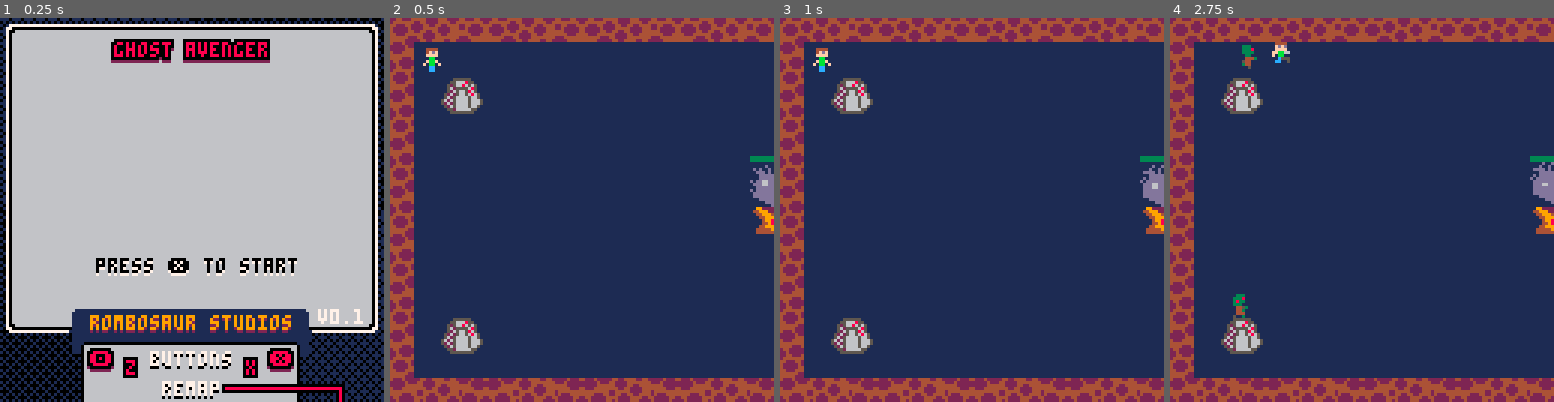
Above: before the commit, frames 1-4 (left to right).
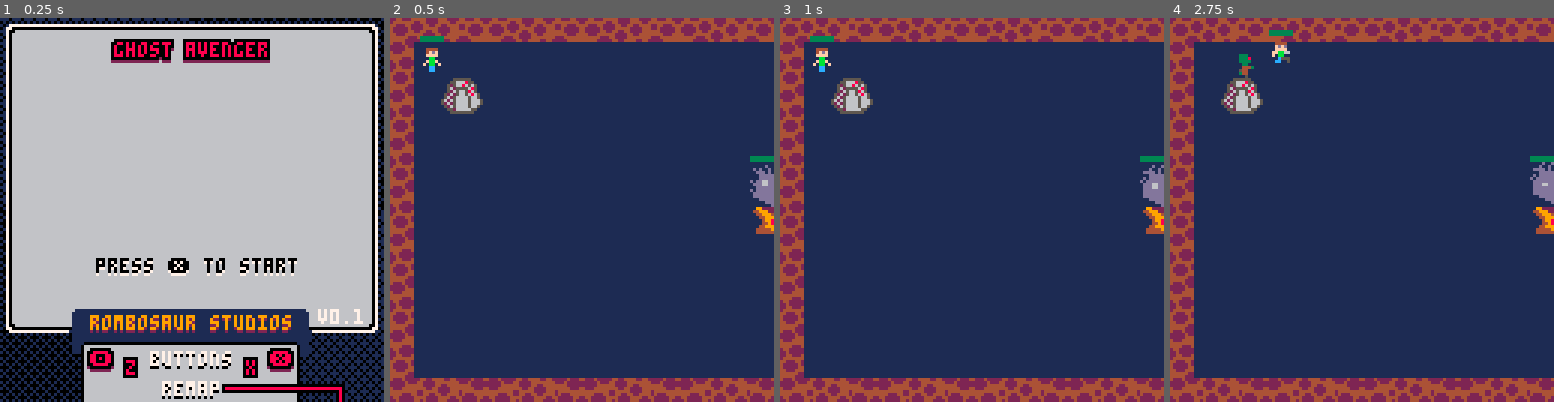
Above: after the commit, the same moments.

Repository: Rombusevil/ld44-ghost-avenger
Game: PICO-8 cartridge ld44.p8
Two runs of this game, one before a commit and one after it. Both use one fixed random seed, a clock stepped at 60 frames per second and the inputs below.
Inputs (mouse positions are in pixels of both pictures, inside the frame that each line leads up to):
- Up to frame 1 (0.25 s): no input
- Up to frame 2 (0.5 s): tap X (X key) at 0.33 s
- Up to frame 3 (1 s): click (1060, 121) at 0.67 s; tap O (Z key) at 0.7 s
- Up to frame 4 (2.75 s): tap X (X key) at 1.07, 1.85 s; click (1216, 267) at 1.22 s; hold Right 1.6-2.1 s; tap O (Z key) at 1.7, 2.1, 2.5 s; click (1277, 114) at 1.77 s; hold Up 2.15-2.42 s; click (1342, 259) at 2.32 s; hold Right from 2.47 s (still down)

Frame 1 is identical in both runs. In frame 2, 0.9% of the frame differs, in the area x 7-25%, y 4-88%; in frame 3, 0.9%; in frame 4, 1.3%, in the area x 13-33%, y 3-88%.

Commit message:
Added zombie walk to target. Zombie confused anim

Diff:
--- a/game_state.lua
+++ b/game_state.lua
@@ -16,6 +16,7 @@
         local bounds_obj=bbox(8,8,1,0,2,0)
         e:set_bounds(bounds_obj)
         e.debugbounds=false
+        e.mhealth=10 -- max health
         e.health=10
 
         function e:update()
@@ -24,7 +25,6 @@
             end
 
             local s=1
-            local im=btn(0)or btn(1)or btn(2)or btn(3)
             if btn(0) then     --left
                 e:setx(e.x-s)
                 e.flipx=true
@@ -33,7 +33,7 @@
                 e.flipx=false
             end
 
-            if btn(2) then          --up
+            if btn(2) then      --up
                 e:sety(e.y-s)
             elseif btn(3) then  --down
                 e:sety(e.y+s)
@@ -54,7 +54,7 @@
 
             end
 
-            if im then
+            if btn(0)or btn(1)or btn(2)or btn(3) then
                 e:set_anim(2)
             else
                 e:set_anim(1)
@@ -62,12 +62,24 @@
 
         end
 
-        return e
-    end
-
-    function zombie(x,y,h)
-        local anim_obj=anim()
-        anim_obj:add(39,4,0.2,1,1)
+        e._draw=e.draw
+        function e:draw()
+            e:_draw()
+            -- Draw life bar
+            local hbl=7 -- health bar length (in px)
+            local hb=e.health*hbl/e.mhealth --health bar
+            rectfill(e.x,e.y-4, e.x+hbl, e.y-3, 9)
+            rectfill(e.x,e.y-4, e.x+hb,  e.y-3, 3)
+        end
+
+        return e
+    end
+
+    function zombie(x,y,h,g)
+        -- @args: x,y, hero, ghost
+        local anim_obj=anim()
+        anim_obj:add(39,4,0.2,1,1) -- walk
+        anim_obj:add(71,4,0.1,1,1) -- idle/confused
 
         local e=entity(anim_obj)
         e:setpos(x,y)
@@ -76,29 +88,77 @@
         local bounds_obj=bbox(8,8,1,0,2,0)
         e:set_bounds(bounds_obj)
         e.debugbounds=false
+        e.arr=false -- arrived to destination
+        e.ct=5      -- cool off timer
+        e.tick=0
 
         function e:update()
             local s=0.3 -- speed
-            if h.x > e.x then
-                e.flipx=false
-                e:setx(e.x+s)
-            elseif h.x < e.x then
-                e.flipx=true
-                e:setx(e.x-s)
-            end
-
-            if h.y > e.y then
-                e:sety(e.y+s)
-            elseif h.y < e.y then
-                e:sety(e.y-s)
-            end
-        end
-
-        return e
-    end
-
-    function spawner(x,y,h,fq)
-        -- @args: x,y, hero, frequency for spawning
+
+            -- zombie center
+            local cx=e.x+4
+            local cy=e.y+4
+
+            local dy=cy-(h.y+4)
+            local dx=cx-(h.x+4)
+            local hd=abs(sqrt((dy*dy)+(dx*dx)))  -- hero distance
+            dy=cy-(g.y+16)
+            dx=cx-(g.x+8)
+            local gd=abs(sqrt((dy*dy)+(dx*dx)))  -- ghost distance
+
+            -- target: hero or ghost?
+            local tx=h.x+4
+            local ty=h.y+4
+            local d=hd
+            if hd > gd then
+                tx=g.x+8
+                ty=g.y+16
+                d=gd
+            end
+
+            -- movement towards target
+            if(e.arr)e.tick+=0.1
+            if e.tick > e.ct then
+                e.tick=0  e.arr=false
+                e:set_anim(1) -- walk
+            end
+
+            if d <= 2 then -- arrived
+                e.arr=true
+                -- ATTACK ANIM
+            elseif not e.arr then
+                -- move to target
+                local ang=atan2(cx-tx,cy-ty)
+                local fx=abs(cos(ang)*s)
+                local fy=abs(sin(ang)*s)
+
+                if tx > e.x then
+                    e:setx(e.x+fx) e.flipx=false
+                elseif tx < e.x then
+                    e:setx(e.x-fx) e.flipx=true
+                end
+
+                if ty > e.y then
+                    e:sety(e.y+fy)
+                elseif ty < e.y then
+                    e:sety(e.y-fy)
+                end
+            else
+                -- in cool off mode, but not close to target
+                e:set_anim(2) -- idle
+            end
+        end
+
+        -- e._draw=e.draw
+        -- function e:draw()
+        --     e:_draw()    -- ghost
+        -- end
+
+        return e
+    end
+
+    function spawner(x,y,h,fq,g)
+        -- @args: x,y, hero, frequency for spawning, ghost
 
         local anim_obj=anim()
         anim_obj:add(37,1,0.1,2,2)
@@ -119,14 +179,14 @@
             e.tick+=0.1
             if e.tick > fq then
                 if e.f == 0 then
-                    local z=zombie(x,y,h) add(updas,z) add(draws,z)
+                    local z=zombie(x,y,h,g) add(updas,z) add(draws,z)
                 end
 
                 e.f=1
 
                 if e.tick > e.co then
                     e.tick=0
-                    e.f=0
+                    --e.f=0 TODO: DEBUG
                 end
             end
         end
@@ -141,7 +201,7 @@
         e:setpos(x,y)
         e:set_anim(1)
         e.mhealth=100 -- max health
-        e.health=80
+        e.health=100
 
         local bounds_obj=bbox(16,16)
         e:set_bounds(bounds_obj)
@@ -166,10 +226,10 @@
     local h = hero(10,10) add(updas, h) add(draws, h)
     local g = ghost(120,48) add(updas, g) add(draws, g)
 
-    local sp1 = spawner(16,16,h,5) add(updas, sp1) add(draws, sp1)
-    local sp2 = spawner(224,16,h,7) add(updas, sp2) add(draws, sp2)
-    local sp3 = spawner(224,96,h,11) add(updas, sp3) add(draws, sp3)
-    local sp4 = spawner(16,96,h,6) add(updas, sp4) add(draws, sp4)
+    local sp1 = spawner(16,16,h,5,g)   add(updas, sp1) add(draws, sp1)
+    -- local sp2 = spawner(224,16,h,7,g)  add(updas, sp2) add(draws, sp2)
+    -- local sp3 = spawner(224,96,h,11,g) add(updas, sp3) add(draws, sp3)
+    -- local sp4 = spawner(16,96,h,6,g)   add(updas, sp4) add(draws, sp4)
 
     s.update=function()
         local cx=0
--- a/ld44.p8
+++ b/ld44.p8
@@ -307,12 +307,12 @@
         local bounds_obj=bbox(8,8,1,0,2,0)
         e:set_bounds(bounds_obj)
         e.debugbounds=false
+        e.mhealth=10
         e.health=10
         function e:update()
             if e.health <= 0 then
             end
             local s=1
-            local im=btn(0)or btn(1)or btn(2)or btn(3)
             if btn(0) then
                 e:setx(e.x-s)
                 e.flipx=true
@@ -333,41 +333,81 @@
             end
             if btnp(5) then
             end
-            if im then
+            if btn(0)or btn(1)or btn(2)or btn(3) then
                 e:set_anim(2)
             else
                 e:set_anim(1)
             end
         end
+        e._draw=e.draw
+        function e:draw()
+            e:_draw()
+            local hbl=7
+            local hb=e.health*hbl/e.mhealth
+            rectfill(e.x,e.y-4, e.x+hbl, e.y-3, 9)
+            rectfill(e.x,e.y-4, e.x+hb,  e.y-3, 3)
+        end
         return e
     end
-    function zombie(x,y,h)
+    function zombie(x,y,h,g)
         local anim_obj=anim()
         anim_obj:add(39,4,0.2,1,1)
+        anim_obj:add(71,4,0.1,1,1)
         local e=entity(anim_obj)
         e:setpos(x,y)
         e:set_anim(1)
         local bounds_obj=bbox(8,8,1,0,2,0)
         e:set_bounds(bounds_obj)
         e.debugbounds=false
+        e.arr=false
+        e.ct=5
+        e.tick=0
         function e:update()
             local s=0.3
-            if h.x > e.x then
-                e.flipx=false
-                e:setx(e.x+s)
-            elseif h.x < e.x then
-                e.flipx=true
-                e:setx(e.x-s)
-            end
-            if h.y > e.y then
-                e:sety(e.y+s)
-            elseif h.y < e.y then
-                e:sety(e.y-s)
+            local cx=e.x+4
+            local cy=e.y+4
+            local dy=cy-(h.y+4)
+            local dx=cx-(h.x+4)
+            local hd=abs(sqrt((dy*dy)+(dx*dx)))
+            dy=cy-(g.y+16)
+            dx=cx-(g.x+8)
+            local gd=abs(sqrt((dy*dy)+(dx*dx)))
+            local tx=h.x+4
+            local ty=h.y+4
+            local d=hd
+            if hd > gd then
+                tx=g.x+8
+                ty=g.y+16
+                d=gd
+            end
+            if(e.arr)e.tick+=0.1
+            if e.tick > e.ct then
+                e.tick=0  e.arr=false
+                e:set_anim(1)
+            end
+            if d <= 2 then
+                e.arr=true
+            elseif not e.arr then
+                local ang=atan2(cx-tx,cy-ty)
+                local fx=abs(cos(ang)*s)
+                local fy=abs(sin(ang)*s)
+                if tx > e.x then
+                    e:setx(e.x+fx) e.flipx=false
+                elseif tx < e.x then
+                    e:setx(e.x-fx) e.flipx=true
+                end
+                if ty > e.y then
+                    e:sety(e.y+fy)
+                elseif ty < e.y then
+                    e:sety(e.y-fy)
+                end
+            else
+                e:set_anim(2)
             end
         end
         return e
     end
-    function spawner(x,y,h,fq)
+    function spawner(x,y,h,fq,g)
         local anim_obj=anim()
         anim_obj:add(37,1,0.1,2,2)
         local e=entity(anim_obj)
@@ -382,12 +422,11 @@
             e.tick+=0.1
             if e.tick > fq then
                 if e.f == 0 then
-                    local z=zombie(x,y,h) add(updas,z) add(draws,z)
+                    local z=zombie(x,y,h,g) add(updas,z) add(draws,z)
                 end
                 e.f=1
                 if e.tick > e.co then
                     e.tick=0
-                    e.f=0
                 end
             end
         end
@@ -400,7 +439,7 @@
         e:setpos(x,y)
         e:set_anim(1)
         e.mhealth=100
-        e.health=80
+        e.health=100
         local bounds_obj=bbox(16,16)
         e:set_bounds(bounds_obj)
         function e:update()
@@ -418,10 +457,7 @@
     end
     local h = hero(10,10) add(updas, h) add(draws, h)
     local g = ghost(120,48) add(updas, g) add(draws, g)
-    local sp1 = spawner(16,16,h,5) add(updas, sp1) add(draws, sp1)
-    local sp2 = spawner(224,16,h,7) add(updas, sp2) add(draws, sp2)
-    local sp3 = spawner(224,96,h,11) add(updas, sp3) add(draws, sp3)
-    local sp4 = spawner(16,96,h,6) add(updas, sp4) add(draws, sp4)
+    local sp1 = spawner(16,16,h,5,g)   add(updas, sp1) add(draws, sp1)
     s.update=function()
         local cx=0
         if(h.x > 64)cx=h.x-64
@@ -599,14 +635,14 @@
 1111111dd11111111111111dd1111111057600000052656666566500000cccc0000bb000000c5550000bb0000000000000499499994994000049949999499400
 11111111d11111d111111111d1111111055550000005526666655000005550c0000cc00000cc0050000c50000000000000049499994940000004949999494000
 1d11111111111dd11d111111111111115005000000005555555500000000000000500c000000000000c005000000000000004444444400000000444444440000
-00444400004444000044440000000000000000000000000000444400000000000000000000000000000000000000000000000000000000000000000000000000
-004fdf0000fdfd00004fdf0000444400004444000044440000fdfd00000000000000000000000000000000000000000000000000000000000000000000000000
-00ffff0000ffff0000ffff0000fdfd0000dfdf0000fdfd0000ffff00000000000000000000000000000000000000000000000000000000000000000000000000
-000bb00000bbbb00000bb00000ffff0000ffff0000ffff0000bbbb00000000000000000000000000000000000000000000000000000000000000000000000000
-00fbbf000f0bb0f000fbbf0000bbbb0000bbbb0000bbbb000f0bb0f0000000000000000000000000000000000000000000000000000000000000000000000000
-0f0bb0f0000bb0000f0bb0f000fbbf0000fbbf0000fbbf00000bb000000000000000000000000000000000000000000000000000000000000000000000000000
-000cc000000cc000000cc000000bb000000bb000000bb000000cc000000000000000000000000000000000000000000000000000000000000000000000000000
-000cc000000cc000000cc00000c0c000000cc000000cc000000cc000000000000000000000000000000000000000000000000000000000000000000000000000
+00444400004444000044440000000000000000000000000000444400000333000033330000333300003333000000000000000000000000000000000000000000
+004fdf0000fdfd00004fdf0000444400004444000044440000fdfd00003338000038380000838300003838000000000000000000000000000000000000000000
+00ffff0000ffff0000ffff0000fdfd0000dfdf0000fdfd0000ffff00003833000033330000333300003333000000000000000000000000000000000000000000
+000bb00000bbbb00000bb00000ffff0000ffff0000ffff0000bbbb00003330000004430000344000000443000000000000000000000000000000000000000000
+00fbbf000f0bb0f000fbbf0000bbbb0000bbbb0000bbbb000f0bb0f0000443000034400000044300003440000000000000000000000000000000000000000000
+0f0bb0f0000bb0000f0bb0f000fbbf0000fbbf0000fbbf00000bb000003440000004400000044000000440000000000000000000000000000000000000000000
+000cc000000cc000000cc000000bb000000bb000000bb000000cc000000440000004400000044000000440000000000000000000000000000000000000000000
+000cc000000cc000000cc00000c0c000000cc000000cc000000cc000000530000005300000053000000530000000000000000000000000000000000000000000
 __map__
 0203040502030405020304050203040502030405020304050203040502030405000000000000000000000000000000000000000000000000000000000000000000000000000000000000000000000000000000000000000000000000000000000000000000000000000000000000000000000000000000000000000000000000
 1224242424242424242424242424242424242424242424242424242424242405000000000000000000000000000000000000000000000000000000000000000000000000000000000000000000000000000000000000000000000000000000000000000000000000000000000000000000000000000000000000000000000000
Not shown, changed: sheet.png
